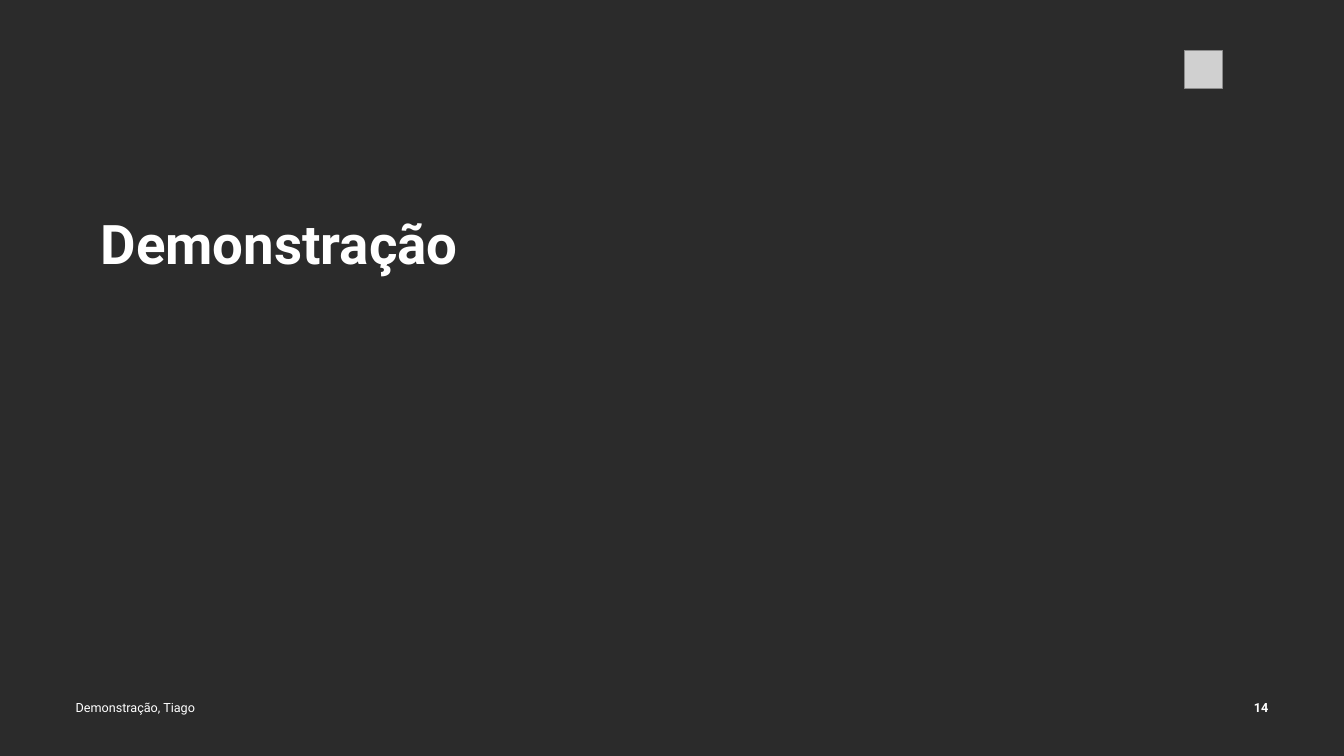
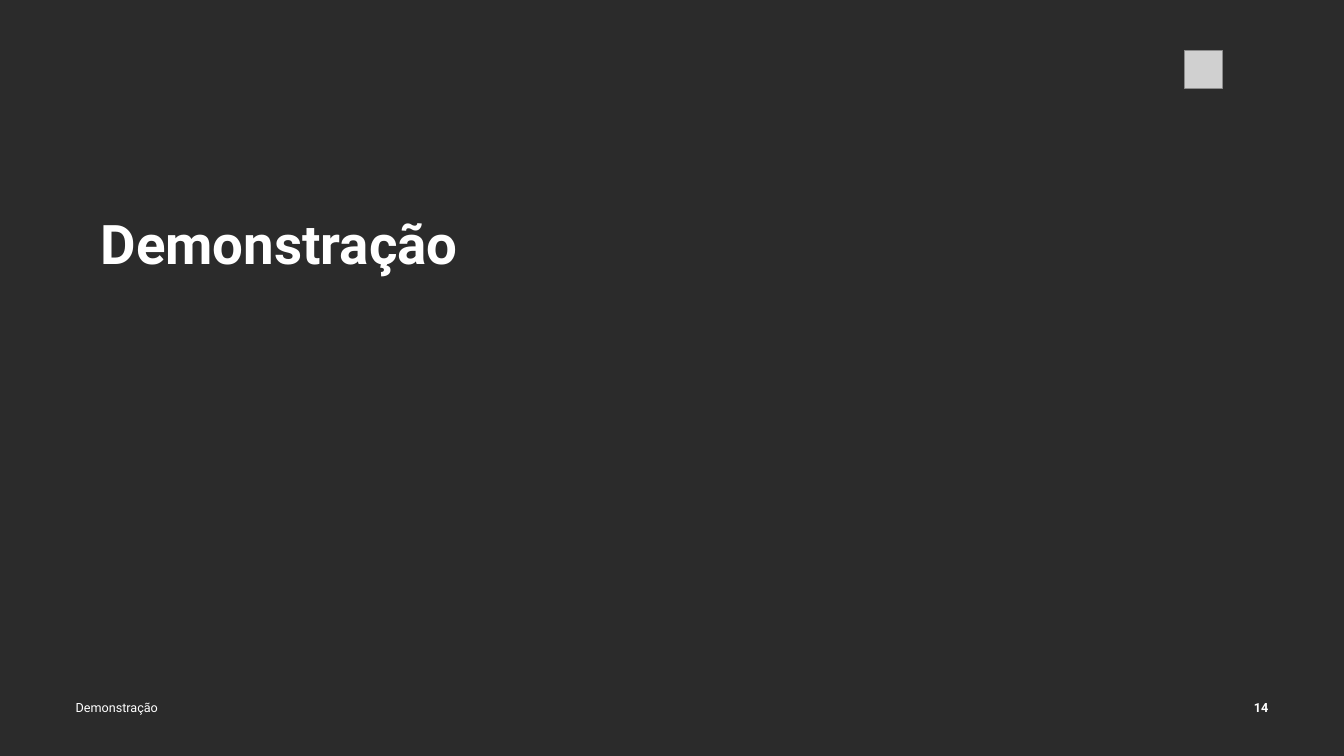
Before and after one commit to tcpassos/invite-app, a slide deck: slide 14 of trabalhos/T3-Apresentacao-Intermediaria.pptx. Drawn at 1344x756 pixels with LibreOffice and Linux fonts; fonts in the diff are those of the drawing; grey boxes stand for pictures; background and template pictures are left out; a plain dark background stands for a picture behind light text. Boxes give left, top, right and bottom in pixels: in the first picture for what was removed or moved away, otherwise in the second. Text is boxed around its words. In the diff, an @@ line names an element or a change of style, - is before the commit and + after.

```diff
--- a/trabalhos/T3-Apresentacao-Intermediaria.pptx
+++ b/trabalhos/T3-Apresentacao-Intermediaria.pptx
@@ text at (76, 703, 158, 715): text changed @@
-Demonstração, Tiago
+Demonstração
```
Also in this commit, not shown: 8 other slides changed, 3 other files.
